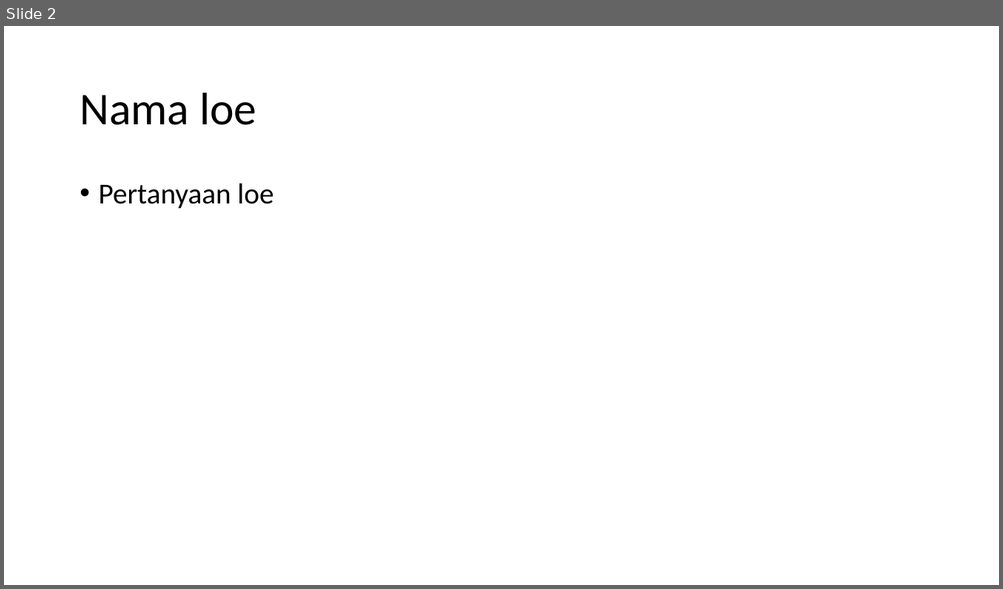
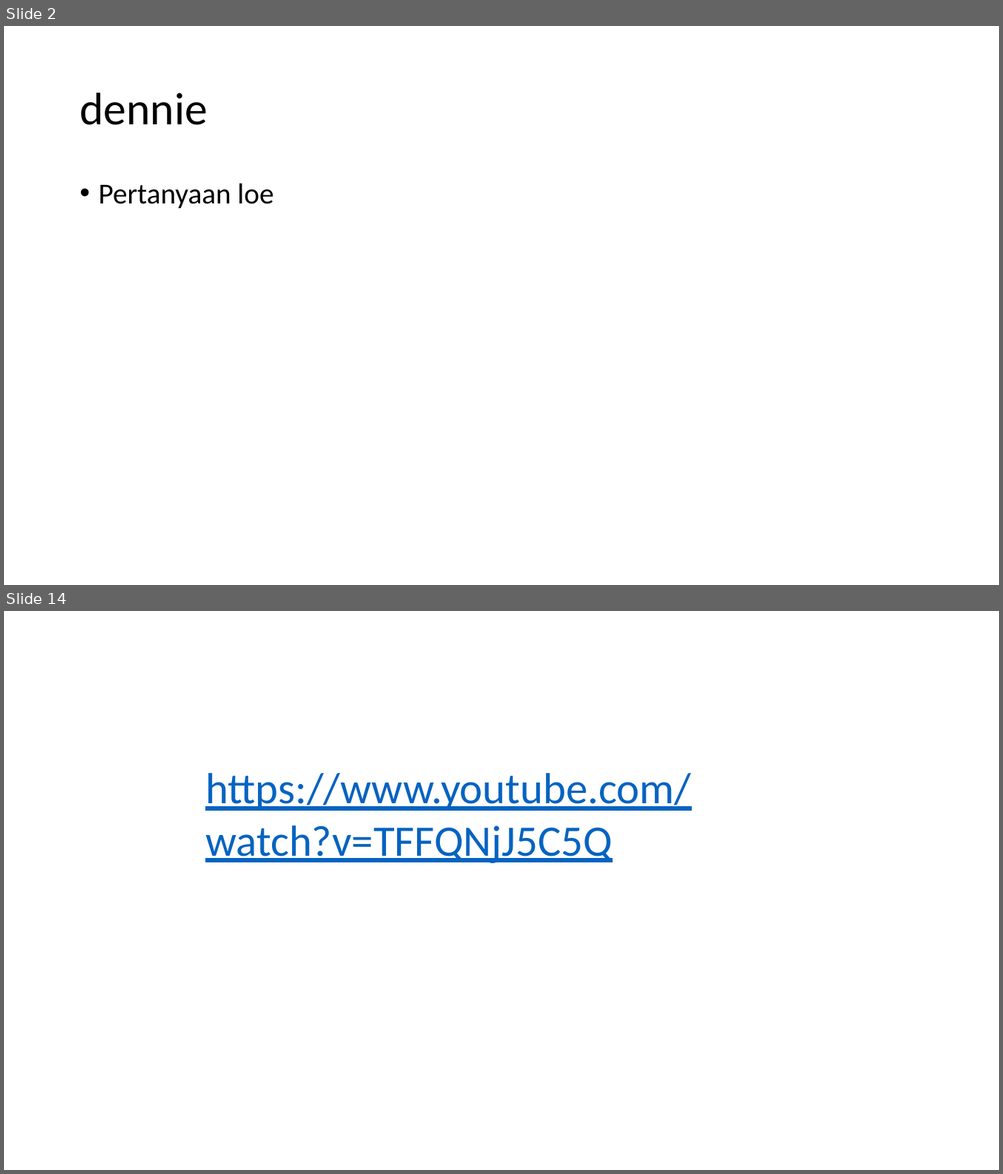
Before and after one commit to alfredhandoko/Tugas1PopinGameskoAG, a slide deck: Tugas.pptx. Shown one above the other, each under a label of ours: slide 2 before the commit, slides 2 and 14 after it; the slides between them are not shown. The pictures are 1003x589 and 1003x1174 pixels, drawn with LibreOffice and Linux fonts; fonts in the diff are those of the drawing; background and template pictures are left out. Boxes give left, top, right and bottom in pixels: in the first picture for what was removed or moved away, otherwise in the second. Text is boxed around its words. In the diff, an @@ line names an element or a change of style, - is before the commit and + after.

Commit message:
denniebaha
soal dari gw

```diff
--- a/Tugas.pptx
+++ b/Tugas.pptx
@@ slide 14 added at bbox=[4, 611, 999, 1170], background picture (left out) @@
@@ text added at bbox=[205, 773, 691, 863], 42 pt, text #0563C1, underline @@
+https://www.youtube.com/watch?v=TFFQNjJ5C5Q
@@ slide 2 changed as well @@
@@ title at bbox=[79, 93, 207, 125]: text changed @@
-Nama loe
+dennie
```
Also in this commit, not shown: 11 other slides added, 1 slide removed.
